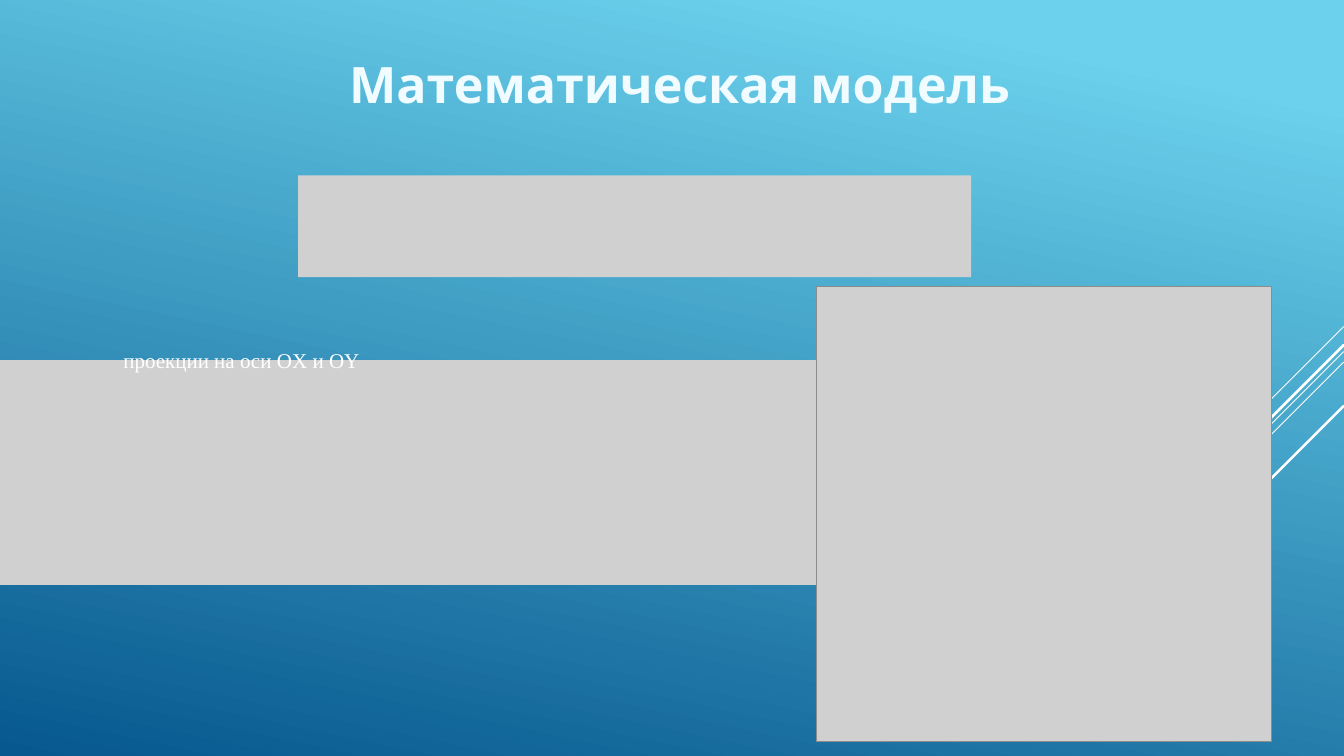
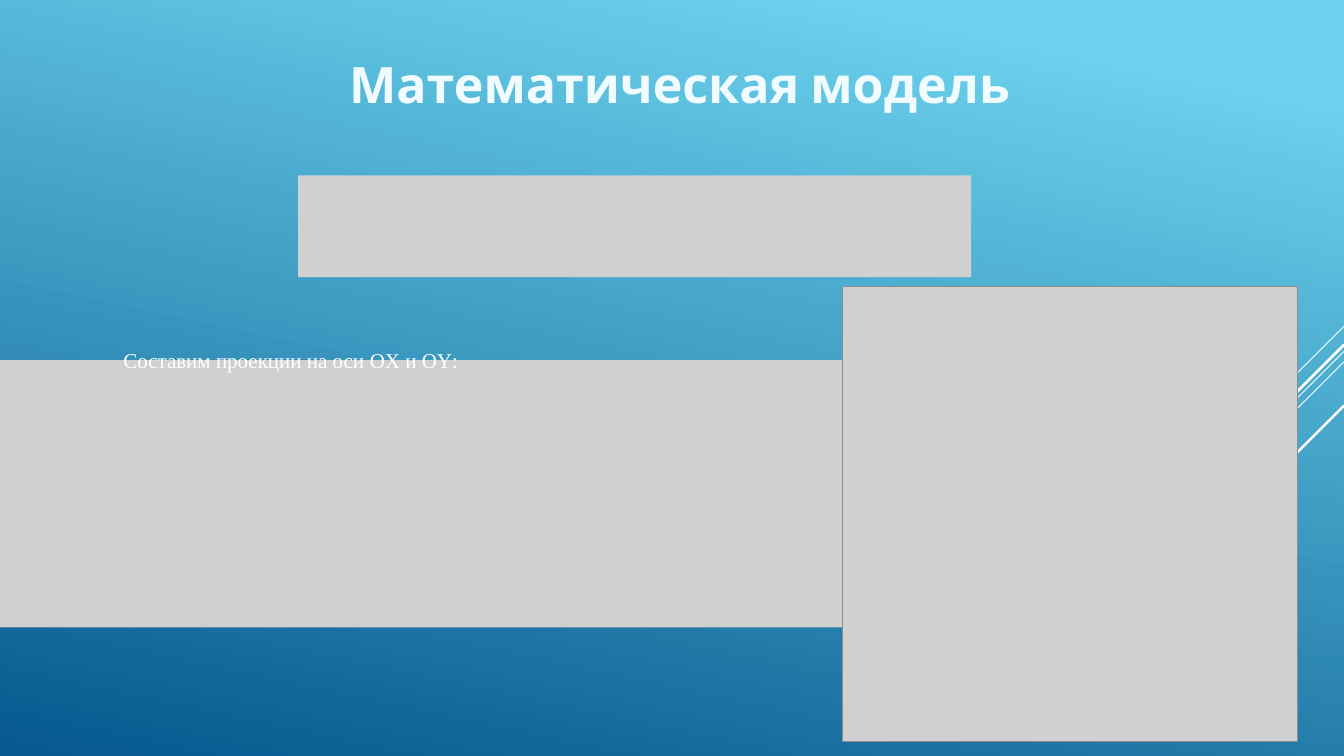
Before and after one commit to Kotyarka/SpaceZ-project, a slide deck: slide 7 of Презентация Луна-2.pptx. Drawn at 1344x756 pixels with LibreOffice and Linux fonts; fonts in the diff are those of the drawing; grey boxes stand for pictures. Boxes give left, top, right and bottom in pixels: in the first picture for what was removed or moved away, otherwise in the second. Text is boxed around its words. In the diff, an @@ line names an element or a change of style, - is before the commit and + after.

```diff
--- a/Презентация Луна-2.pptx
+++ b/Презентация Луна-2.pptx
@@ picture moved from (x1=816, y1=286, x2=1272, y2=742) to (x1=843, y1=286, x2=1298, y2=742) @@
@@ text at (x1=123, y1=351, x2=458, y2=372): text changed @@
-проекции на оси OX и OY
+Составим проекции на оси OX и OY:
@@ picture moved from (x1=0, y1=443, x2=867, y2=585) to (x1=0, y1=486, x2=865, y2=627) @@
```
Also in this commit, not shown: 1 other slide changed.
